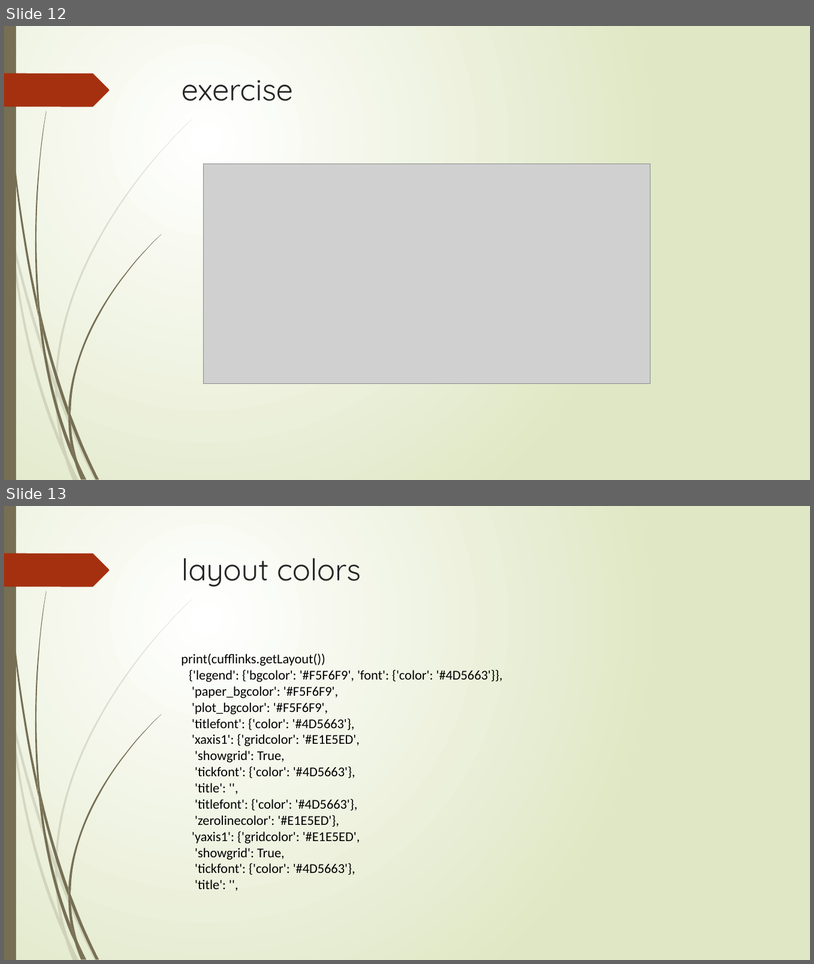
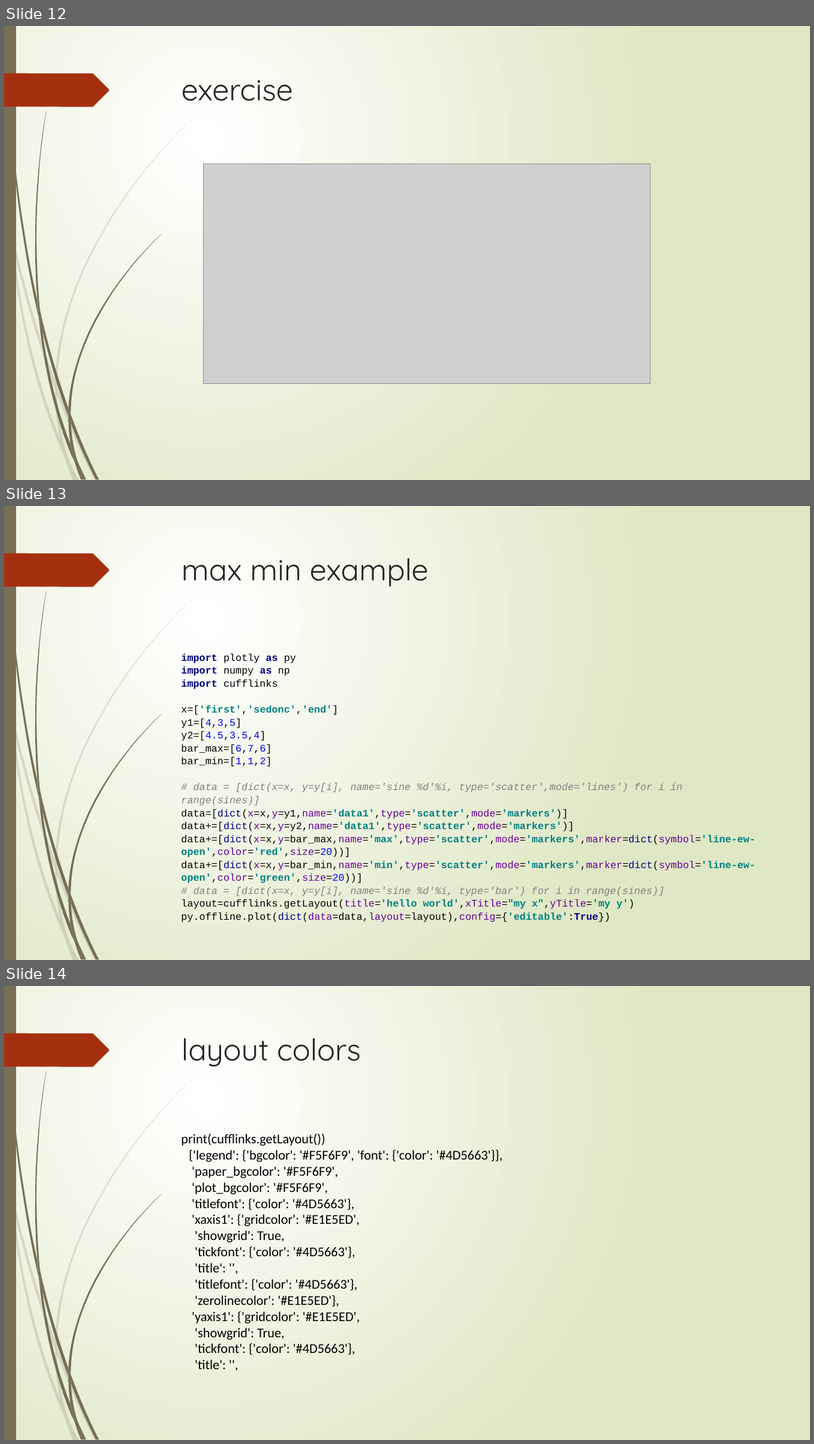
Before and after one commit to lisrael1/plots, a slide deck: plotly.pptx. Shown one above the other, each under a label of ours: slides 12 and 13 before the commit, slides 12, 13 and 14 after it. The pictures are 814x964 and 814x1444 pixels, drawn with LibreOffice and Linux fonts; fonts in the diff are those of the drawing; grey boxes stand for pictures. Boxes give left, top, right and bottom in pixels: in the first picture for what was removed or moved away, otherwise in the second. Text is boxed around its words. In the diff, an @@ line names an element or a change of style, - is before the commit and + after.

```diff
--- a/plotly.pptx
+++ b/plotly.pptx
@@ slide 13 added at [4,506,810,960], background gradient #FFFFFF to #DFE8C4; not listed: 24 template elements that a slide beside it also shows @@
@@ title added at [182,558,429,586], 36 pt, text #262626 @@
+max min example
@@ text added at [181,654,756,922], 12 pt, text #000000 @@
+import plotly as py
+import numpy as np
+import cufflinks
+x=['first','sedonc','end']
+y1=[4,3,5]
+y2=[4.5,3.5,4]
+bar_max=[6,7,6]
+bar_min=[1,1,2]
+# data = [dict(x=x, y=y[i], name='sine %d'%i, type='scatter',mode='lines') for i in range(sines)]
+data=[dict(x=x,y=y1,name='data1',type='scatter',mode='markers')]
+data+=[dict(x=x,y=y2,name='data1',type='scatter',mode='markers')]
+data+=[dict(x=x,y=bar_max,name='max',type='scatter',mode='markers',marker=dict(symbol='line-ew-open',color='red',size=20))]
+data+=[dict(x=x,y=bar_min,name='min',type='scatter',mode='markers',marker=dict(symbol='line-ew-open',color='green',size=20))]
+# data = [dict(x=x, y=y[i], name='sine %d'%i, type='bar') for i in range(sines)]
+layout=cufflinks.getLayout(title='hello world',xTitle="my x",yTitle='my y')
+py.offline.plot(dict(data=data,layout=layout),config={'editable':True})
@@ what was slide 13 is now slide 14 @@
```
Also in this commit, not shown: 1 slide changed.
